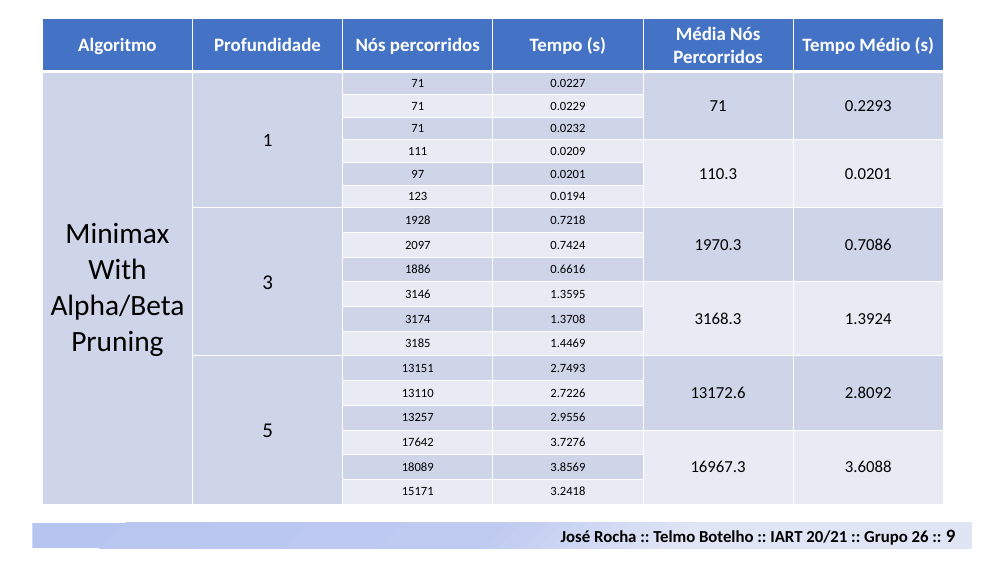
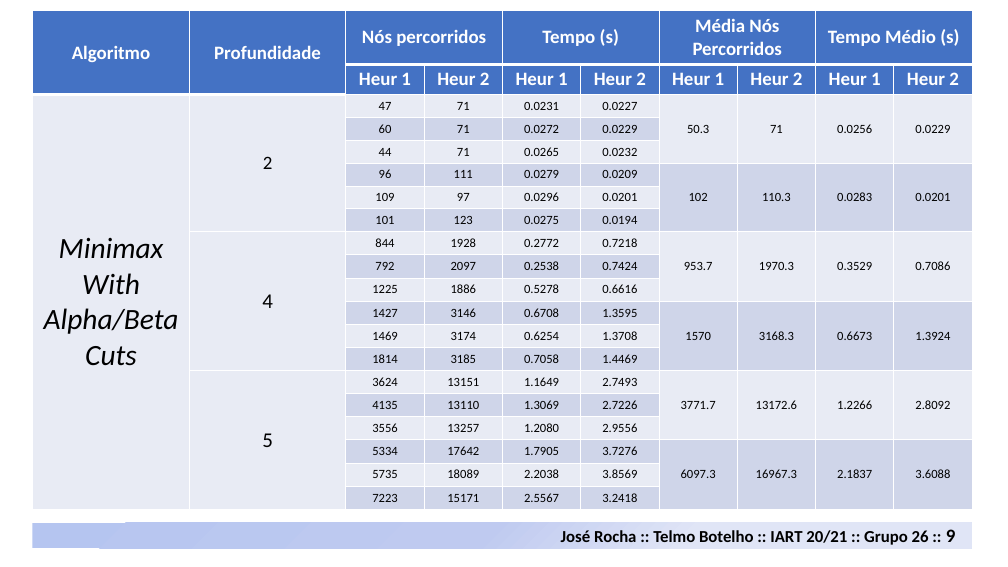
Before and after one commit to davidrocha9/FEUP-IART, a slide deck: slide 9 of Proj1/doc/Neutreeko.pptx. Drawn at 1008x567 pixels with LibreOffice and Linux fonts; fonts in the diff are those of the drawing. Boxes give left, top, right and bottom in pixels: in the first picture for what was removed or moved away, otherwise in the second. Text is boxed around its words. In the diff, an @@ line names an element or a change of style, - is before the commit and + after.

```diff
--- a/Proj1/doc/Neutreeko.pptx
+++ b/Proj1/doc/Neutreeko.pptx
@@ table at bbox=[33, 11, 975, 510] @@
-Algoritmo | Profundidade | Nós percorridos | Tempo (s) | Média Nós Percorridos | Tempo Médio (s)
-Minimax / With Alpha/Beta / Pruning | 1 | 71 | 0.0227 | 71 | 0.2293
- |  | 71 | 0.0229 |  | 
- |  | 71 | 0.0232 |  | 
- |  | 111 | 0.0209 | 110.3 | 0.0201
- |  | 97 | 0.0201 |  | 
- |  | 123 | 0.0194 |  | 
- | 3 | 1928 | 0.7218 | 1970.3 | 0.7086
- |  | 2097 | 0.7424 |  | 
- |  | 1886 | 0.6616 |  | 
- |  | 3146 | 1.3595 | 3168.3 | 1.3924
- |  | 3174 | 1.3708 |  | 
- |  | 3185 | 1.4469 |  | 
- | 5 | 13151 | 2.7493 | 13172.6 | 2.8092
- |  | 13110 | 2.7226 |  | 
- |  | 13257 | 2.9556 |  | 
- |  | 17642 | 3.7276 | 16967.3 | 3.6088
- |  | 18089 | 3.8569 |  | 
- |  | 15171 | 3.2418 |  | 
+Algoritmo | Profundidade | Nós percorridos |  | Tempo (s) |  | Média Nós Percorridos |  | Tempo Médio (s) | 
+ |  | Heur 1 | Heur 2 | Heur 1 | Heur 2 | Heur 1 | Heur 2 | Heur 1 | Heur 2
+Minimax / With Alpha/Beta Cuts | 2 | 47 | 71 | 0.0231 | 0.0227 | 50.3 | 71 | 0.0256 | 0.0229
+ |  | 60 | 71 | 0.0272 | 0.0229 |  |  |  | 
+ |  | 44 | 71 | 0.0265 | 0.0232 |  |  |  | 
+ |  | 96 | 111 | 0.0279 | 0.0209 | 102 | 110.3 | 0.0283 | 0.0201
+ |  | 109 | 97 | 0.0296 | 0.0201 |  |  |  | 
+ |  | 101 | 123 | 0.0275 | 0.0194 |  |  |  | 
+ | 4 | 844 | 1928 | 0.2772 | 0.7218 | 953.7 | 1970.3 | 0.3529 | 0.7086
+ |  | 792 | 2097 | 0.2538 | 0.7424 |  |  |  | 
+ |  | 1225 | 1886 | 0.5278 | 0.6616 |  |  |  | 
+ |  | 1427 | 3146 | 0.6708 | 1.3595 | 1570 | 3168.3 | 0.6673 | 1.3924
+ |  | 1469 | 3174 | 0.6254 | 1.3708 |  |  |  | 
+ |  | 1814 | 3185 | 0.7058 | 1.4469 |  |  |  | 
+ | 5 | 3624 | 13151 | 1.1649 | 2.7493 | 3771.7 | 13172.6 | 1.2266 | 2.8092
+ |  | 4135 | 13110 | 1.3069 | 2.7226 |  |  |  | 
+ |  | 3556 | 13257 | 1.2080 | 2.9556 |  |  |  | 
+ |  | 5334 | 17642 | 1.7905 | 3.7276 | 6097.3 | 16967.3 | 2.1837 | 3.6088
+ |  | 5735 | 18089 | 2.2038 | 3.8569 |  |  |  | 
+ |  | 7223 | 15171 | 2.5567 | 3.2418 |  |  |  | 
@@ table: place and size @@
-table at bbox=[42, 19, 945, 504]
+table at bbox=[33, 11, 975, 510]
@@ text removed at bbox=[50, 44, 165, 71] @@
-Estatísticas
```
Also in this commit, not shown: 4 other slides changed, 7 other files.
